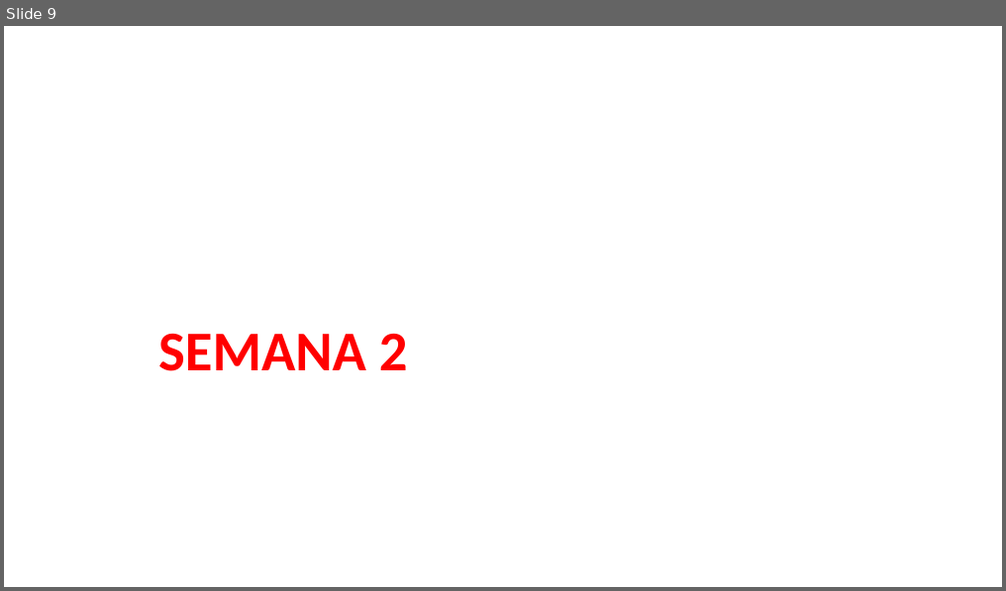
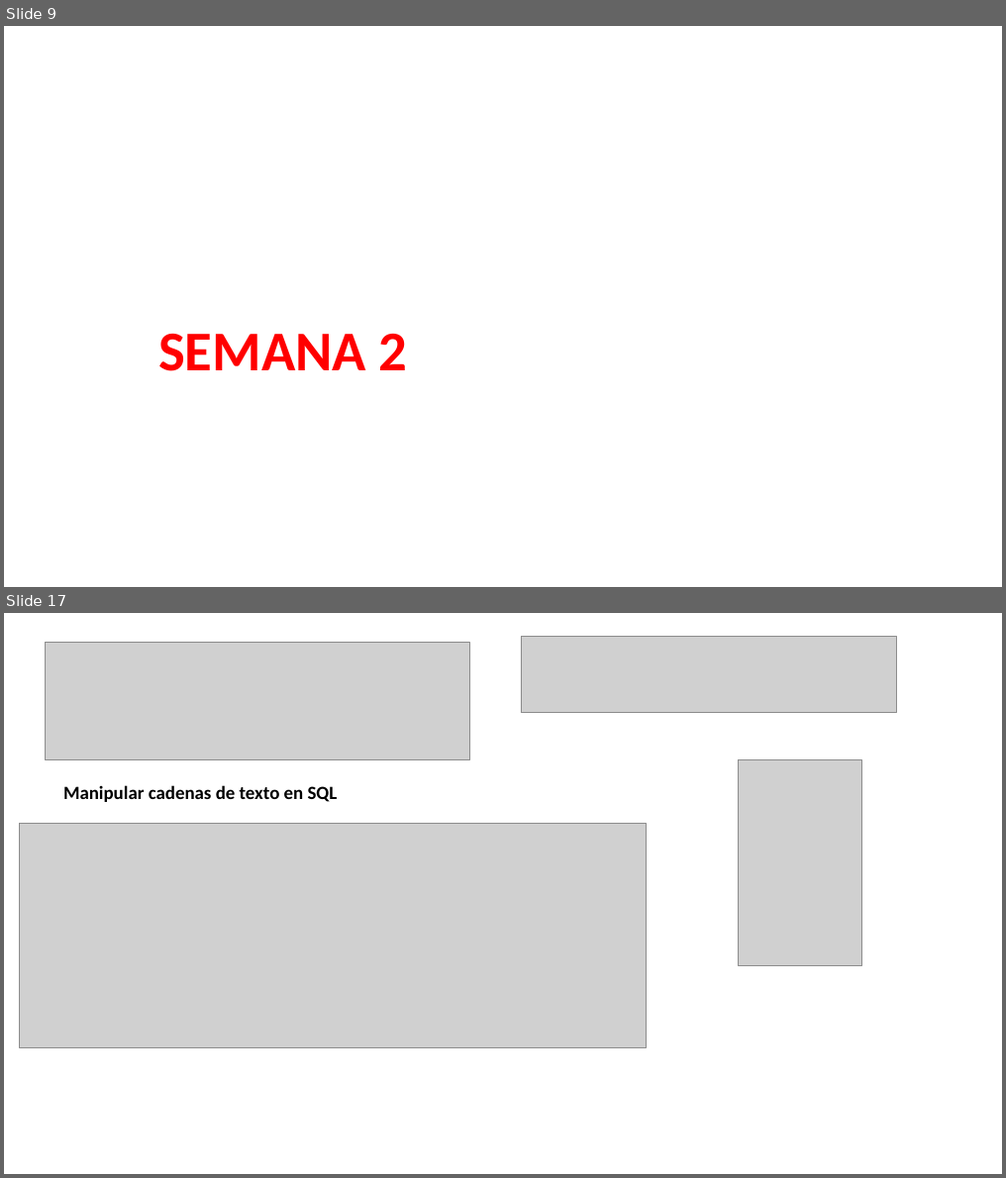
Before and after one commit to megath12/Data_Analysis_Google, a slide deck: 5_analizar_datos_para_responder.pptx. Shown one above the other, each under a label of ours: slide 9 before the commit, slides 9 and 17 after it; the slides between them are not shown. The pictures are 1006x591 and 1006x1178 pixels, drawn with LibreOffice and Linux fonts; fonts in the diff are those of the drawing; grey boxes stand for pictures. Boxes give left, top, right and bottom in pixels: in the first picture for what was removed or moved away, otherwise in the second. Text is boxed around its words. In the diff, an @@ line names an element or a change of style, - is before the commit and + after.

```diff
--- a/5_analizar_datos_para_responder.pptx
+++ b/5_analizar_datos_para_responder.pptx
@@ slide 17 added at <box>4,613,1002,1174</box>, background #FFFFFF @@
@@ picture added at <box>46,642,469,760</box> @@
@@ picture added at <box>522,636,897,713</box> @@
@@ picture added at <box>739,761,862,966</box> @@
@@ text added at <box>63,785,338,802</box>, 18 pt, text #000000, bold @@
+Manipular cadenas de texto en SQL
@@ picture added at <box>20,823,646,1048</box> @@
```
Also in this commit, not shown: 14 other slides added, 1 slide removed, 1 other file.
